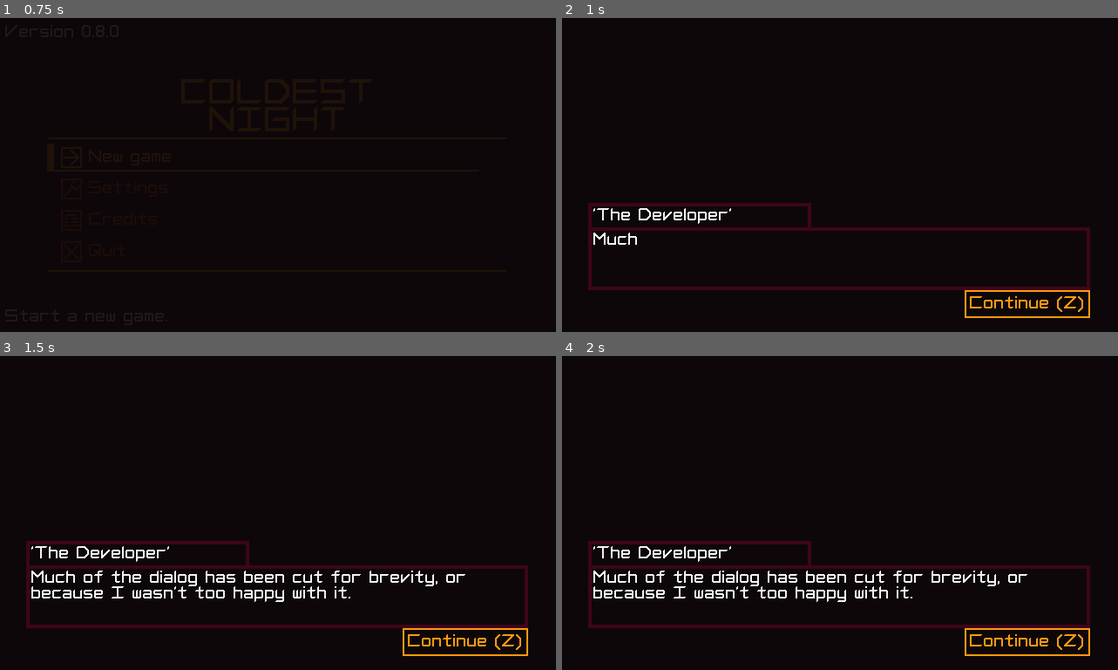
Above: before the commit, frames 1-4 (two rows, left to right).
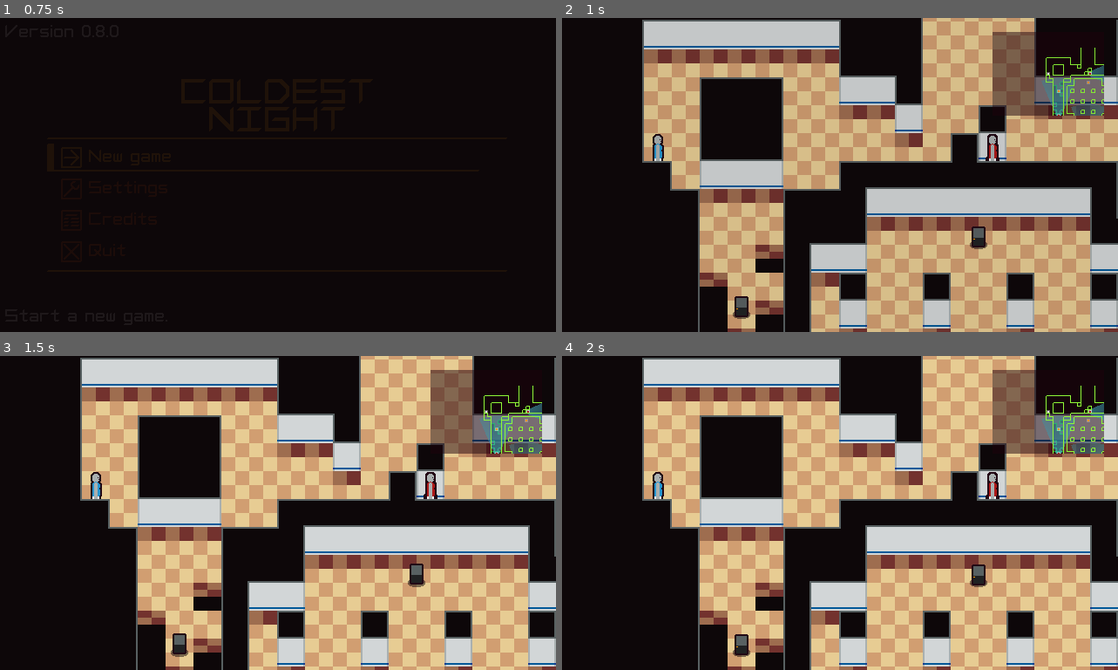
Above: after the commit, the same moments.

Repository: krobbi/coldest-night
Game: Godot game, scene res://scenes/menu/menu.tscn
Two runs of this game, one before a commit and one after it. Both use one fixed random seed, a clock stepped at 60 frames per second and the inputs below.
Inputs (mouse positions are in pixels of both pictures, inside the frame that each line leads up to):
- Up to frame 1 (0.75 s): click "New game" at 0.5 s
- Up to frame 2 (1 s): no input
- Up to frame 3 (1.5 s): click (467, 641) at 1.25 s, where only the run before the commit has a clickable "Continue (Z)"
- Up to frame 4 (2 s): no input

Frame 1 is identical in both runs. In frame 2, 61% of the frame differs, in the area x 4-100%, y 0-100%; in frame 3, 62%; in frame 4, 62%.

Commit message:
Simplify loading save data

Diff:
--- a/gui/menu/menu_cards/game_over_menu_card.gd
+++ b/gui/menu/menu_cards/game_over_menu_card.gd
@@ -19,7 +19,7 @@
 	_is_continuing = true
 	SaveManager.pull_from_checkpoint()
 	_save_data.stats.accumulate_alert_count()
-	SceneManager.change_scene_to_file(_retry_scene_path)
+	SceneManager.change_scene_to_file(_retry_scene_path, true, false)
 
 
 # Run when the quit to main menu button is pressed. Overwrite the current
--- a/gui/menu/menu_cards/game_over_menu_card.tscn
+++ b/gui/menu/menu_cards/game_over_menu_card.tscn
@@ -9,7 +9,7 @@
 
 [node name="GameOverMenuCard" instance=ExtResource("1")]
 script = ExtResource("2")
-_retry_scene_path = "res://scenes/loader/loader.tscn"
+_retry_scene_path = "res://scenes/overworld/overworld.tscn"
 _quit_scene_path = "res://scenes/menu/menu.tscn"
 _is_manually_poppable = false
 
--- a/gui/menu/menu_cards/main_menu_card.gd
+++ b/gui/menu/menu_cards/main_menu_card.gd
@@ -4,22 +4,35 @@
 # The main menu card is a menu card that contains the main menu and its
 # functionality.
 
-@export_file("*.tscn") var _loader_scene_path: String
+@export_file("*.tscn") var _start_scene_path: String
+@export_file("*.tscn") var _completed_scene_path: String
 @export_file("*.tscn") var _credits_scene_path: String
 
+# Start the game from the current working save data.
+func _start_game() -> void:
+	match SaveManager.get_working_data().state:
+		SaveData.State.NEW_GAME:
+			SaveManager.get_working_data().state = SaveData.State.NORMAL
+			SaveManager.push_to_checkpoint()
+			SceneManager.change_scene_to_file(_start_scene_path, true, false)
+		SaveData.State.NORMAL:
+			SceneManager.change_scene_to_file(_start_scene_path, true, false)
+		SaveData.State.COMPLETED:
+			SceneManager.change_scene_to_file(_completed_scene_path)
+
+
 # Run when the continue game button is pressed. Pull from the slot save data and
-# change to the loader scene.
+# start the game.
 func _on_continue_game_button_pressed() -> void:
 	SaveManager.pull_from_slot()
-	SceneManager.change_scene_to_file(_loader_scene_path)
+	_start_game()
 
 
-# Run when the new game button is pressed. Clear the current working save data,
-# push it to the slot save data, and change to the loader scene.
+# Run when the new game button is pressed. Clear the current working save data
+# and start the game.
 func _on_new_game_button_pressed() -> void:
 	SaveManager.get_working_data().clear()
-	SaveManager.push_to_slot()
-	SceneManager.change_scene_to_file(_loader_scene_path)
+	_start_game()
 
 
 # Run when the credits button is pressed. Change to the credits scene.
--- a/gui/menu/menu_cards/main_menu_card.tscn
+++ b/gui/menu/menu_cards/main_menu_card.tscn
@@ -13,7 +13,8 @@
 
 [node name="MainMenuCard" node_paths=PackedStringArray("_menu_list") instance=ExtResource("1")]
 script = ExtResource("2")
-_loader_scene_path = "res://scenes/loader/loader.tscn"
+_start_scene_path = "res://scenes/overworld/overworld.tscn"
+_completed_scene_path = "res://scenes/results/results.tscn"
 _credits_scene_path = "res://scenes/credits/credits.tscn"
 _is_manually_poppable = false
 _menu_list = NodePath("CenterContainer/VBoxContainer/MenuList")
--- a/gui/menu/menu_cards/pause_menu_card.gd
+++ b/gui/menu/menu_cards/pause_menu_card.gd
@@ -4,7 +4,7 @@
 # The pause menu card is a fixed menu card that is the root menu card of the
 # pause menu.
 
-@export_file("*.tscn") var _loader_scene_path: String
+@export_file("*.tscn") var _load_scene_path: String
 
 # Run when the quick save button is pressed. Save the game.
 func _on_quick_save_button_pressed() -> void:
@@ -12,14 +12,14 @@
 
 
 # Run when the quick load button is pressed. Pull from the slot save data and
-# change to the loader scene.
+# reload the overworld scene.
 func _on_quick_load_button_pressed() -> void:
 	SaveManager.pull_from_slot()
-	SceneManager.change_scene_to_file(_loader_scene_path)
+	SceneManager.change_scene_to_file(_load_scene_path, true, false)
 
 
 # Run when the load checkpoint button is pressed. Pull from the checkpoint save
-# data and change to the loader scene.
+# and reload the overworld scene.
 func _on_load_checkpoint_button_pressed() -> void:
 	SaveManager.pull_from_checkpoint()
-	SceneManager.change_scene_to_file(_loader_scene_path)
+	SceneManager.change_scene_to_file(_load_scene_path, true, false)
--- a/gui/menu/menu_cards/pause_menu_card.tscn
+++ b/gui/menu/menu_cards/pause_menu_card.tscn
@@ -12,7 +12,7 @@
 
 [node name="PauseMenuCard" instance=ExtResource("1")]
 script = ExtResource("2")
-_loader_scene_path = "res://scenes/loader/loader.tscn"
+_load_scene_path = "res://scenes/overworld/overworld.tscn"
 
 [node name="HeadingLabel" parent="CenterContainer/VBoxContainer" index="0"]
 text = "HEADING.PAUSED"
--- a/scenes/loader/loader.gd
+++ /dev/null
@@ -1,31 +0,0 @@
-extends Control
-
-# Loader Scene
-# The loader scene is a scene that loads the game from the current working save
-# data.
-
-@export_file("*.tscn") var _normal_scene_path: String
-@export_file("*.tscn") var _completed_scene_path: String
-@export var _new_game_cutscene: Cutscene
-
-# Run when the loader scene is entered. Run the new game cutscene on a new game
-# and change to the appropriate scene.
-func _ready() -> void:
-	match SaveManager.get_working_data().state:
-		SaveData.State.NEW_GAME:
-			_new_game_cutscene.cutscene_finished.connect(
-					_on_new_game_cutscene_finished, CONNECT_ONE_SHOT)
-			_new_game_cutscene.run()
-		SaveData.State.NORMAL:
-			SceneManager.change_scene_to_file(_normal_scene_path, true, false)
-		SaveData.State.COMPLETED:
-			SceneManager.change_scene_to_file(_completed_scene_path)
-
-
-# Run when the new game cutscene finishes. Save the current working save data in
-# its normal state and change to the overworld scene.
-func _on_new_game_cutscene_finished() -> void:
-	SaveManager.get_working_data().state = SaveData.State.NORMAL
-	SaveManager.push_to_slot()
-	SaveManager.save_file()
-	SceneManager.change_scene_to_file(_normal_scene_path, true, false)
--- a/scenes/loader/loader.tscn
+++ /dev/null
@@ -1,28 +0,0 @@
-[gd_scene load_steps=5 format=3 uid="uid://cpblgwa4hjch7"]
-
-[ext_resource type="Script" path="res://scenes/loader/loader.gd" id="1"]
-[ext_resource type="PackedScene" uid="uid://uemgtywlxewr" path="res://gui/dialogs/plain_dialog/plain_dialog.tscn" id="2"]
-[ext_resource type="Script" path="res://scenes/loader/new_game_cutscene.gd" id="4"]
-[ext_resource type="AudioStream" uid="uid://baq5p8i0p0oj1" path="res://resources/audio/music/briefing.ogg" id="5"]
-
-[node name="Loader" type="Control" node_paths=PackedStringArray("_new_game_cutscene")]
-process_mode = 3
-custom_minimum_size = Vector2(640, 360)
-layout_mode = 3
-anchors_preset = 15
-anchor_right = 1.0
-anchor_bottom = 1.0
-grow_horizontal = 2
-grow_vertical = 2
-script = ExtResource("1")
-_normal_scene_path = "res://scenes/overworld/overworld.tscn"
-_completed_scene_path = "res://scenes/results/results.tscn"
-_new_game_cutscene = NodePath("NewGameCutscene")
-metadata/_edit_lock_ = true
-
-[node name="NewGameCutscene" type="Node" parent="."]
-script = ExtResource("4")
-_music = ExtResource("5")
-
-[node name="PlainDialog" parent="." instance=ExtResource("2")]
-layout_mode = 1
--- a/scenes/loader/new_game_cutscene.gd
+++ /dev/null
@@ -1,35 +0,0 @@
-extends Cutscene
-
-# New Game Cutscene
-# The new game cutscene is the cutscene that runs when a new game is started.
-
-@export var _music: AudioStream
-
-# Run the new game cutscene.
-func run() -> void:
-	show()
-	speaker("'The Developer'")
-	say(
-			"Much of the dialog has been cut for brevity,{p=0.25} "
-			+ "or because I wasn't too happy with it.")
-	say("I hope you enjoy the demo!")
-	hide()
-
-	sleep(1.0)
-	then(AudioManager.play_music.bind(_music))
-
-	show()
-	speaker()
-	say("{s=0.1}...")
-
-	speaker("???")
-	say("-So yeah,{p=0.25} that's basically all we need to do.")
-	say(
-			"Recover some data from these 'archival units'.{p=0.5} "
-			+ "I think you'll know when you see one.")
-	say("And then we just need to get out of there,{p=0.25} without getting caught of course.")
-	say("Are you sure you can handle this?")
-
-	speaker()
-	say("{s=0.1}...")
-	hide()
Not shown, removed: resources/audio/music/briefing.ogg.import
Not shown, removed: resources/audio/music/briefing.ogg
